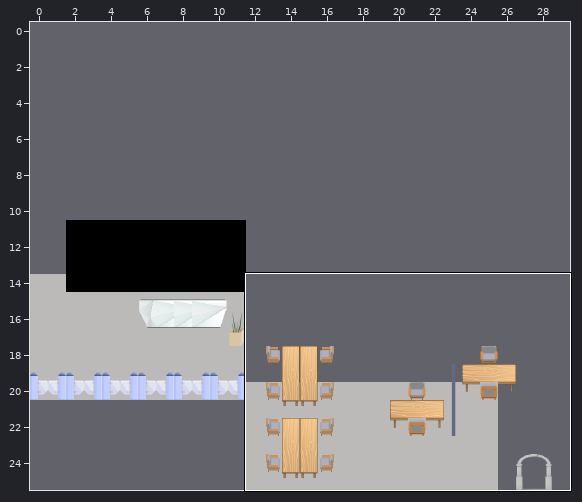
One commit to this Tiled map (JSON): office.tmj. The picture above shows the old version from afar; the outline marks the close-up.
Close-up. Earlier state:
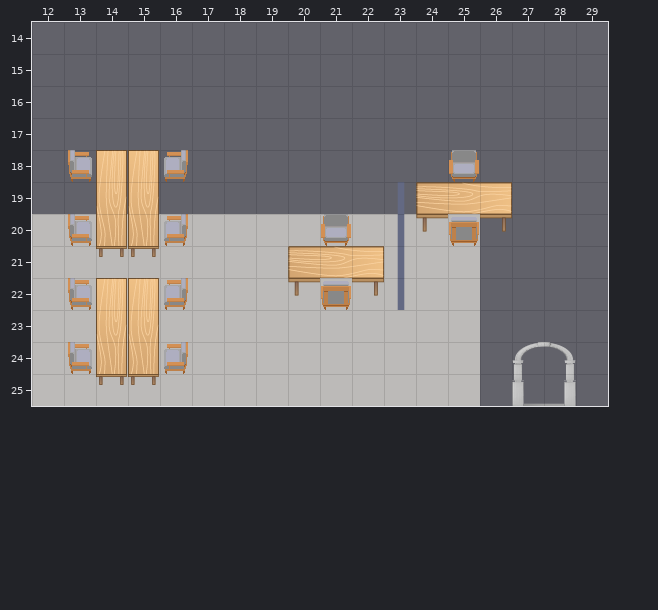
Cells are 32x32 px. Shown: x 12..29, y 14..25. The commit also changed other parts of the map, which this record leaves out.
After:
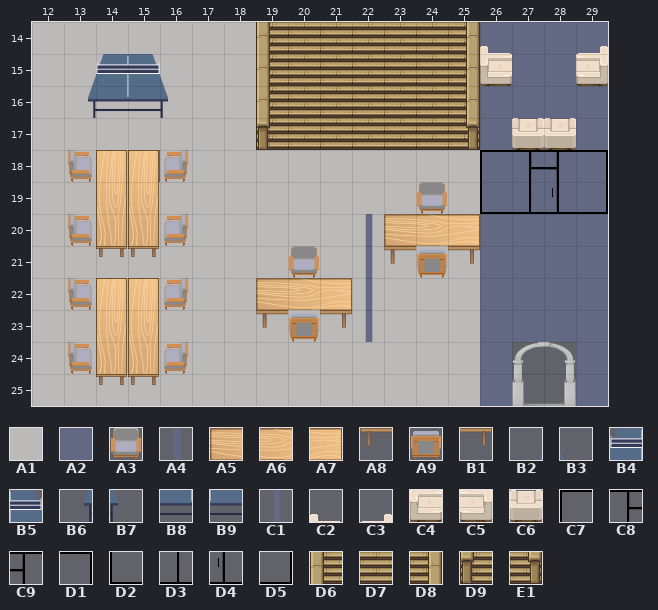
Key: from "Chunk 1": A1 0, A2 1, A3 17, A4 19, A5 20, A6 21, A7 22, A8 24, A9 25, B1 26, B2 41, B3 41 flipped left-right, B4 42, B5 42 flipped left-right, B6 43, B7 43 flipped left-right, B8 44, B9 44 flipped left-right, C1 51, C2 69, C3 70, C4 71, C5 72, C6 73, C7 74, C8 75, C9 76, D1 77, D2 78, D3 79, D4 80, D5 81, D6 100, D7 101, D8 102, D9 104, E1 105.
__ is an empty cell.
Tiles of an added or newly shown layer are drawn over the layers below it.
What changed:
Layer "floor":
The author put tile A1 in rows 14 to 17 at x 12 to 18; in row 18 at x 12 to 14 and 16 to 25; in row 19 at x 12 to 25.
Layer "floor2" (added):
The author put tile A2 in rows 14 to 23 at x 26 to 29; in rows 24 to 25 at x 26 and 29.
Layer "start-ShareTableOffice":
Tile A5 becomes tile A3 in row 19 at x 24; in row 21 at x 20.
Tile A4 becomes tile A5 in row 20 at x 23.
The author put tile A5 in row 22 at x 19.
Tile A8 becomes tile A6 in row 20 at x 24; in row 22 at x 20.
Tile A9 becomes tile A7 in row 20 at x 25; in row 22 at x 21.
Tile A4 becomes tile A8 in row 21 at x 23.
The author put tile A8 in row 23 at x 19.
The author put tile A9 in row 21 at x 24; in row 23 at x 20.
The author put tile B1 in row 21 at x 25; in row 23 at x 21.
The author put tile B2 in row 15 at x 13.
The author put tile B3 in row 15 at x 16.
The author put tile B4 in row 15 at x 14.
The author put tile B5 in row 15 at x 15.
The author put tile B6 in row 16 at x 13.
The author put tile B7 in row 16 at x 16.
The author put tile B8 in row 16 at x 14.
The author put tile B9 in row 16 at x 15.
Tile A7 becomes tile C1 in row 21 at x 22.
Tile B1 becomes tile C1 in row 22 at x 22.
The author put tile C1 in row 20 at x 22; in row 23 at x 22.
The edit erases tile A3 in row 18 at x 25; in row 20 at x 21.
The edit erases tile A4 in row 19 at x 23; in row 22 at x 23.
The edit erases tile A6 in row 19 at x 25; in row 21 at x 21.
The edit erases tile A7 in row 19 at x 26.
The edit erases tile B1 in row 20 at x 26.
Layer "onfloor2" (added):
The author put tile C2 in row 14 at x 26.
The author put tile C3 in row 14 at x 29.
The author put tile C4 in row 15 at x 26.
The author put tile C5 in row 15 at x 29.
The author put tile C6 in row 17 at x 27 to 28.
The author put tile C7 in row 18 at x 26.
The author put tile C8 in row 18 at x 27.
The author put tile C9 in row 18 at x 28.
The author put tile D1 in row 18 at x 29.
The author put tile D2 in row 19 at x 26.
The author put tile D3 in row 19 at x 27.
The author put tile D4 in row 19 at x 28.
The author put tile D5 in row 19 at x 29.
Layer "stairs" (added):
The author put tile D6 in rows 14 to 16 at x 19.
The author put tile D7 in rows 14 to 17 at x 20 to 24.
The author put tile D8 in rows 14 to 16 at x 25.
The author put tile D9 in row 17 at x 19.
The author put tile E1 in row 17 at x 25.
Boxes around the changes in both close-ups, in picture pixels (x1, y1, x2, y2):
changed: (32, 22, 608, 406)
